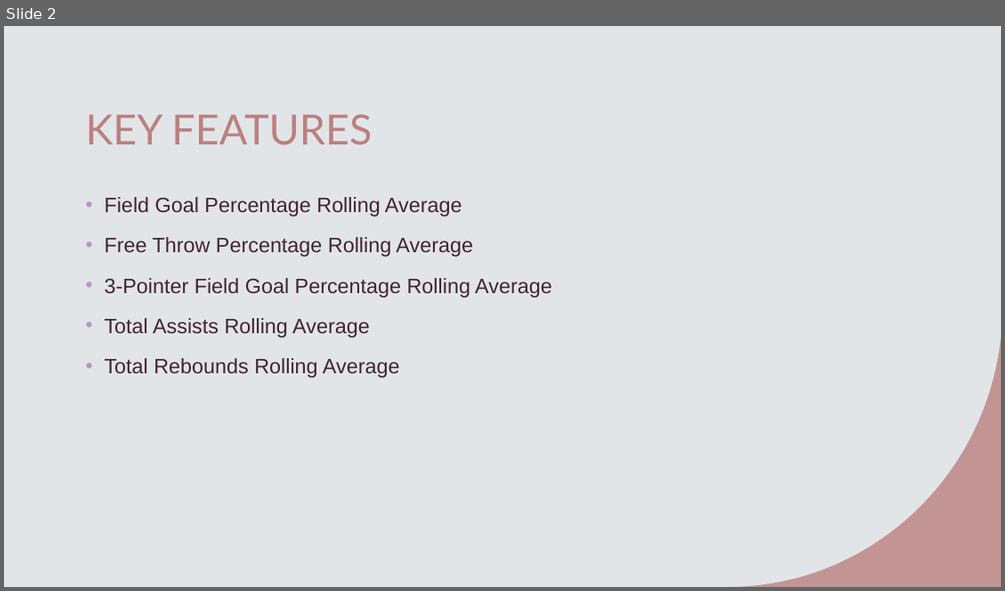
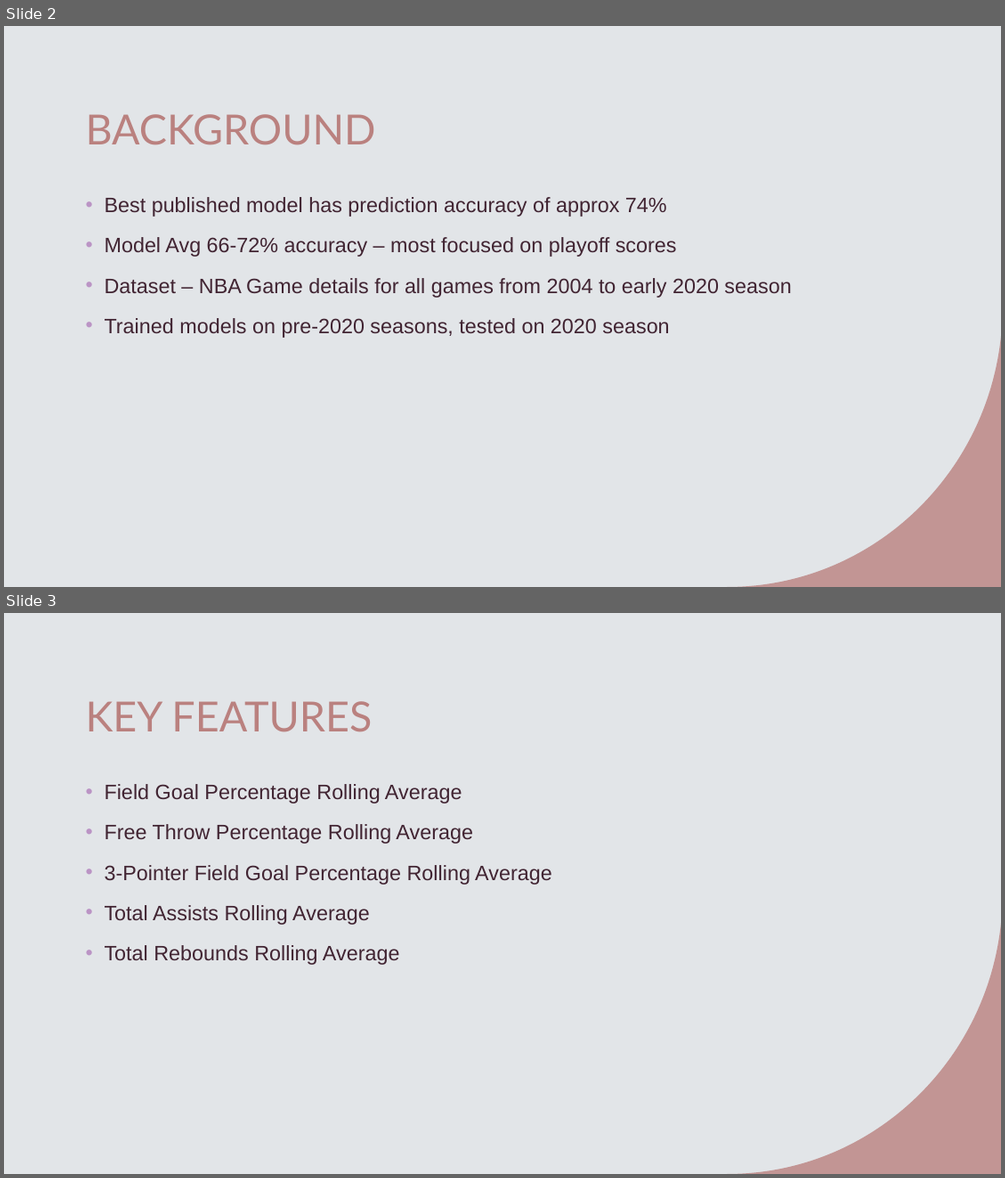
Before and after one commit to olivedisaster/final-project, a slide deck: Final Presentation.pptx. Shown one above the other, each under a label of ours: slide 2 before the commit, slides 2 and 3 after it. The pictures are 1005x591 and 1005x1178 pixels, drawn with LibreOffice and Linux fonts; fonts in the diff are those of the drawing. Boxes give left, top, right and bottom in pixels: in the first picture for what was removed or moved away, otherwise in the second. Text is boxed around its words. In the diff, an @@ line names an element or a change of style, - is before the commit and + after.

```diff
--- a/Final Presentation.pptx
+++ b/Final Presentation.pptx
@@ slide 2 added at bbox=[4, 26, 1001, 587], background #E2E5E8; not listed: 1 template element that a slide beside it also shows @@
@@ title added at bbox=[86, 114, 376, 145], 40 pt, text #BA817F @@
+BACKGROUND
@@ text added at bbox=[105, 197, 791, 338], 20 pt, text #412432 @@
+• Best published model has prediction accuracy of approx 74%
+• Model Avg 66-72% accuracy – most focused on playoff scores
+• Dataset – NBA Game details for all games from 2004 to early 2020 season
+• Trained models on pre-2020 seasons, tested on 2020 season
@@ what was slide 2 is now slide 3 @@
```
Also in this commit, not shown: 1 slide changed.
